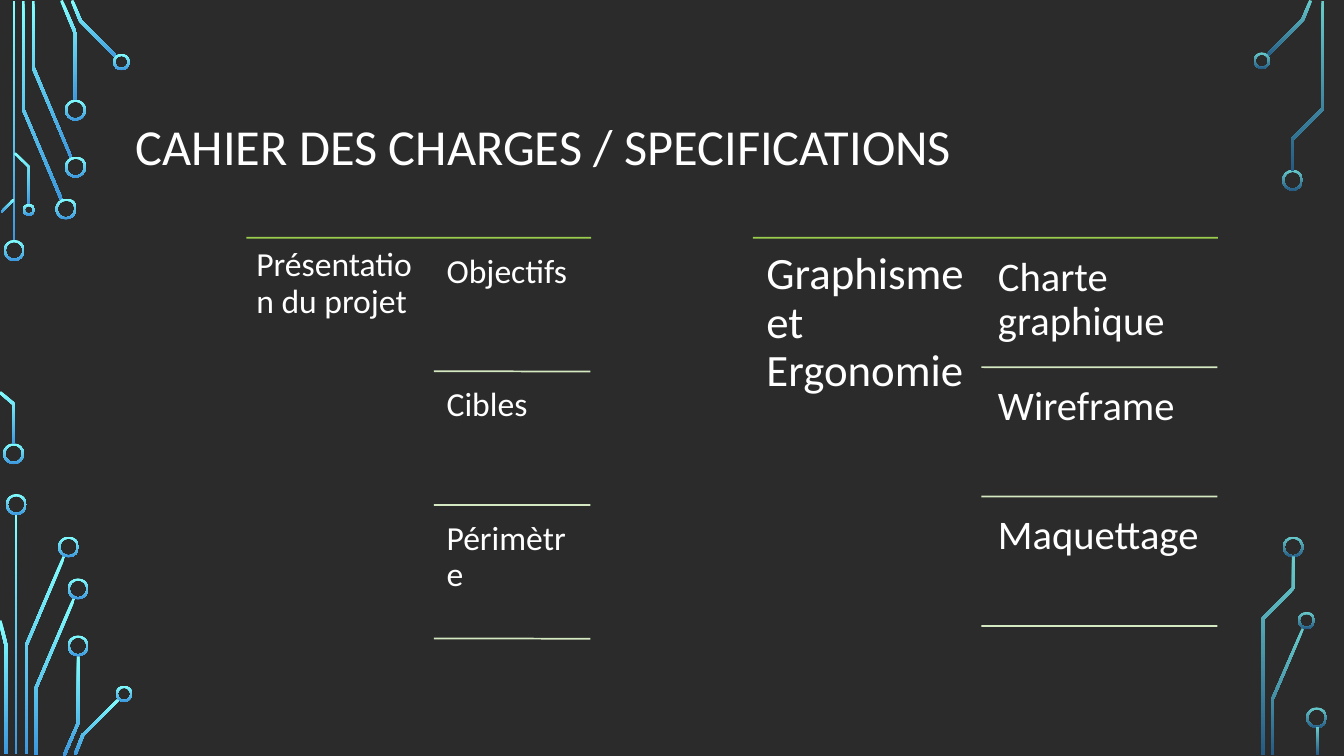
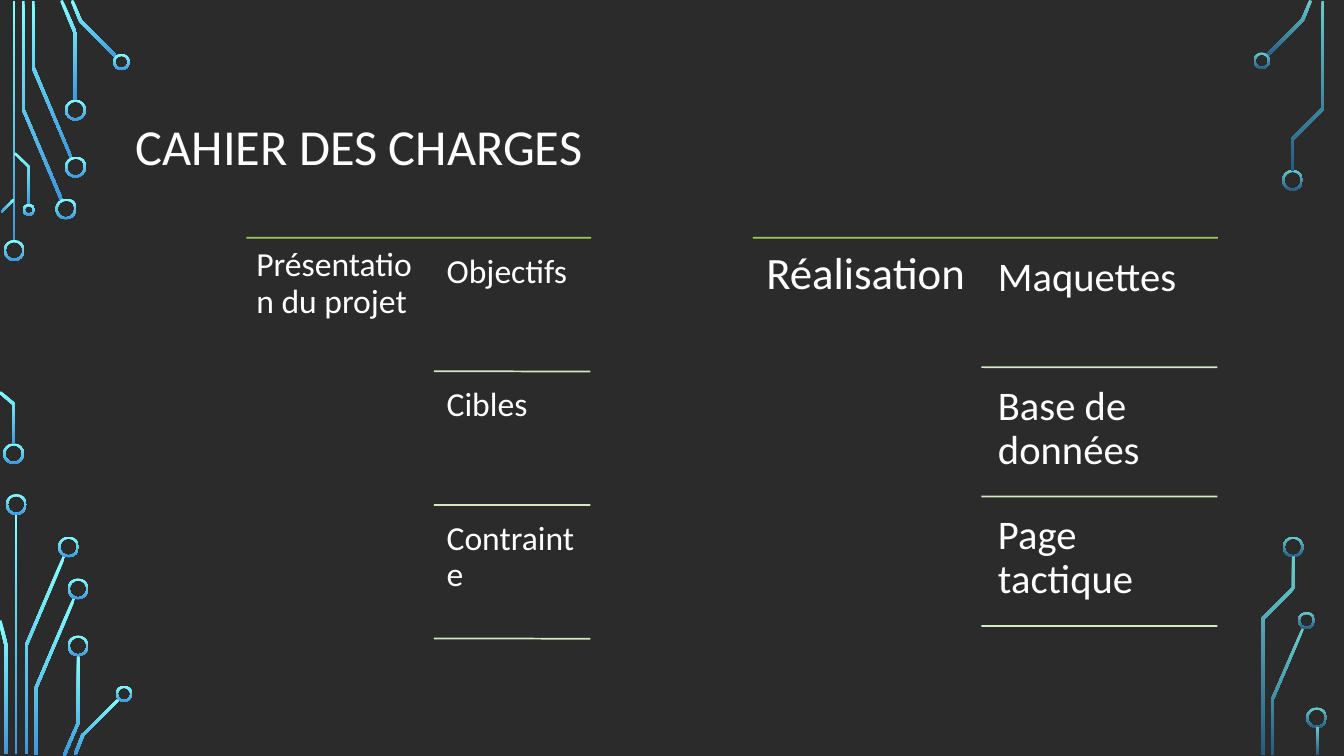
Before and after one commit to errazur/ProjetWeb, a slide deck: slide 2 of Conception-prealable/Stars of football.odp. Drawn at 1344x756 pixels with LibreOffice and Linux fonts; fonts in the diff are those of the drawing; background and template pictures are left out; a plain dark background stands for a picture behind light text. Boxes give left, top, right and bottom in pixels: in the first picture for what was removed or moved away, otherwise in the second. Text is boxed around its words. In the diff, an @@ line names an element or a change of style, - is before the commit and + after.

```diff
--- a/Conception-prealable/Stars of football.odp
+++ b/Conception-prealable/Stars of football.odp
@@ title at <box>136,132,582,166</box>: text changed @@
-CAHIER DES CHARGES / SPECIFICATIONS
+CAHIER DES CHARGES
@@ text in free at <box>766,258,964,290</box>: text changed @@
-Graphisme et Ergonomie
+Réalisation
@@ text in free at <box>998,265,1176,298</box>: text changed @@
-Charte graphique
+Maquettes
@@ text in free at <box>998,392,1140,465</box>: text changed @@
-Wireframe
+Base de données
@@ text in free at <box>437,511,591,638</box>: text changed @@
-Périmètre
+Contrainte
@@ text in free at <box>998,523,1133,600</box>: text changed @@
-Maquettage
+Page tactique
```
Also in this commit, not shown: 9 other slides changed, 10 slides added, 15 slides removed, 14 other files.
